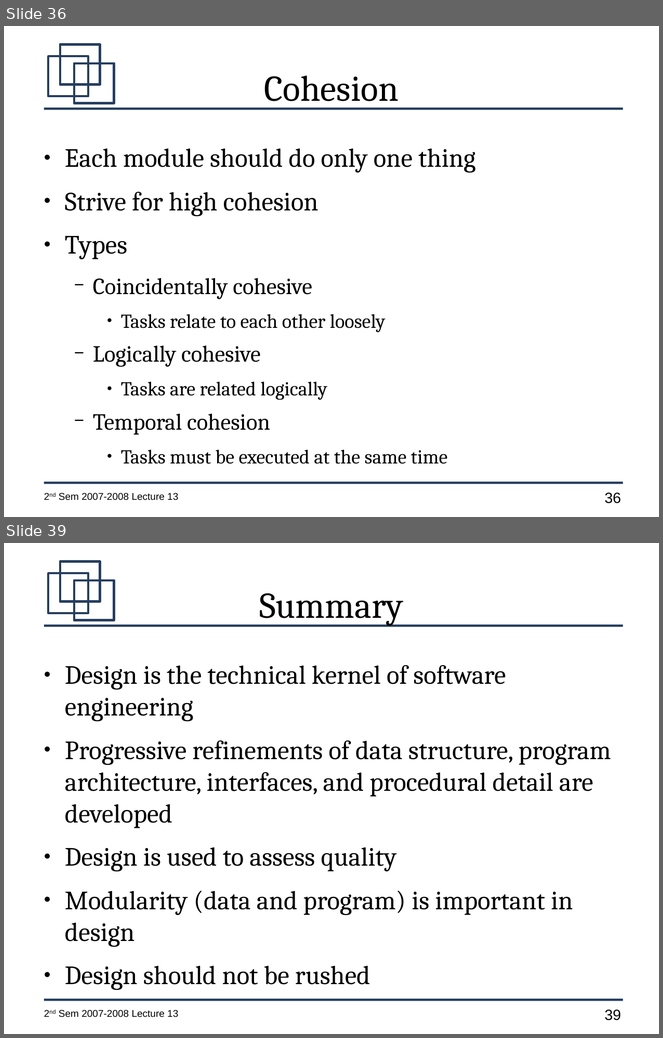
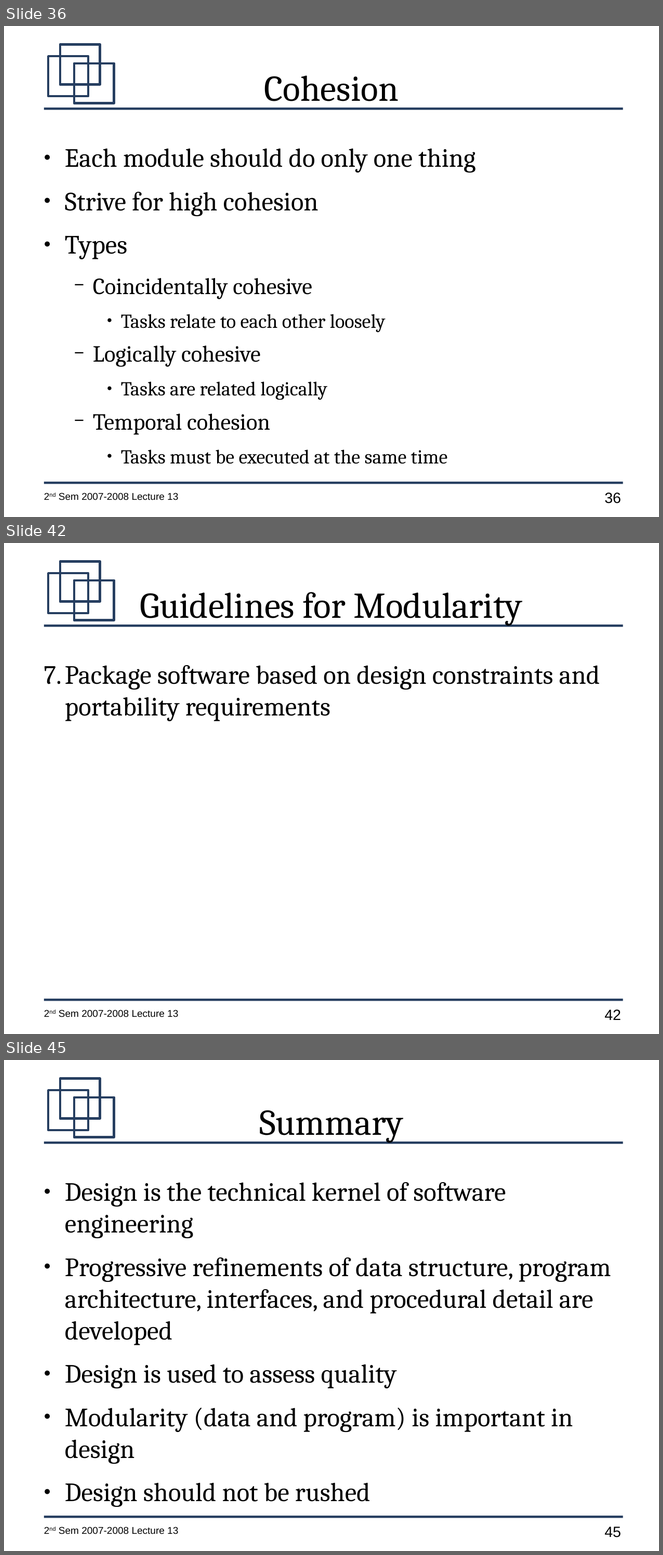
Before and after one commit to jachermocilla/jach-homepage, a slide deck: CMSC128-2nd-Sem-2007-L13.odp. Shown one above the other, each under a label of ours: slides 36 and 39 before the commit, slides 36, 42 and 45 after it; the slides between them are not shown. The pictures are 663x1038 and 663x1555 pixels, drawn with LibreOffice and Linux fonts; fonts in the diff are those of the drawing. Boxes give left, top, right and bottom in pixels: in the first picture for what was removed or moved away, otherwise in the second. Text is boxed around its words. In the diff, an @@ line names an element or a change of style, - is before the commit and + after.

```diff
--- a/CMSC128-2nd-Sem-2007-L13.odp
+++ b/CMSC128-2nd-Sem-2007-L13.odp
@@ slide 42 added at box(4, 543, 659, 1034), background #FFFFFF; not listed: 7 template elements that a slide beside it also shows @@
@@ title added at box(140, 592, 522, 626), 44 pt, text #000000 @@
+Guidelines for Modularity
@@ text added at box(65, 665, 600, 721), 32 pt, text #000000 @@
+7. Package software based on design constraints and portability requirements
@@ what was slide 39 is now slide 45 @@
@@ page number at box(605, 1527, 621, 1538): text changed @@
-39
+45
```
Also in this commit, not shown: 1 slide changed, 6 other slides added, 1 slide removed.
